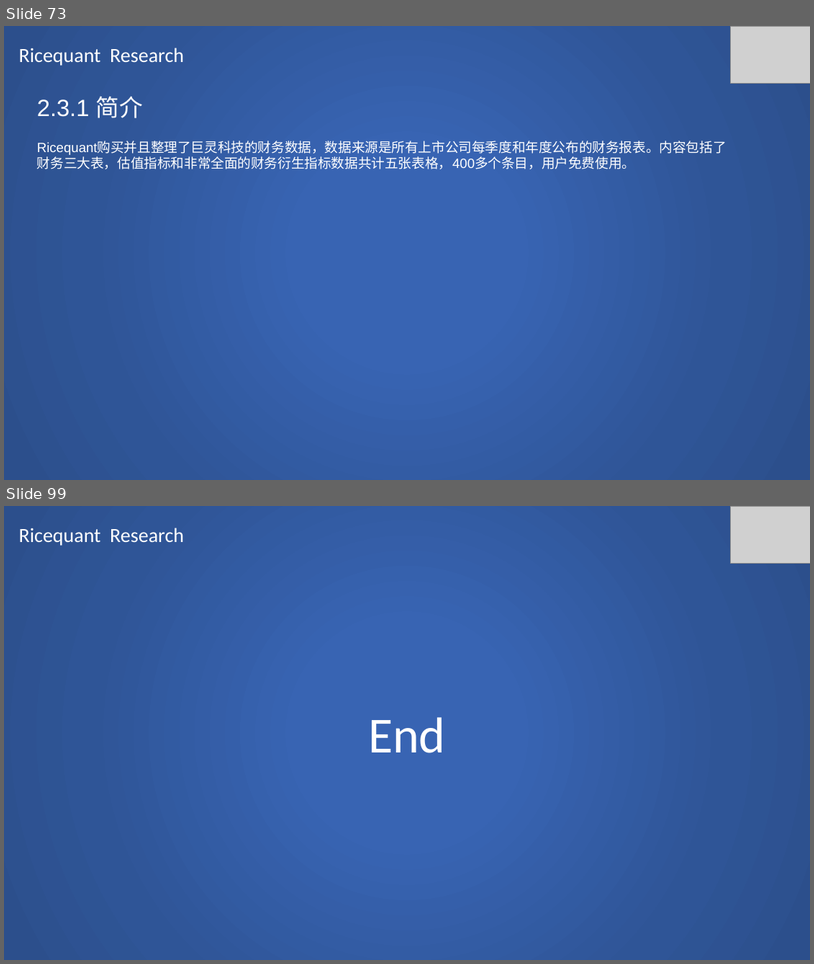
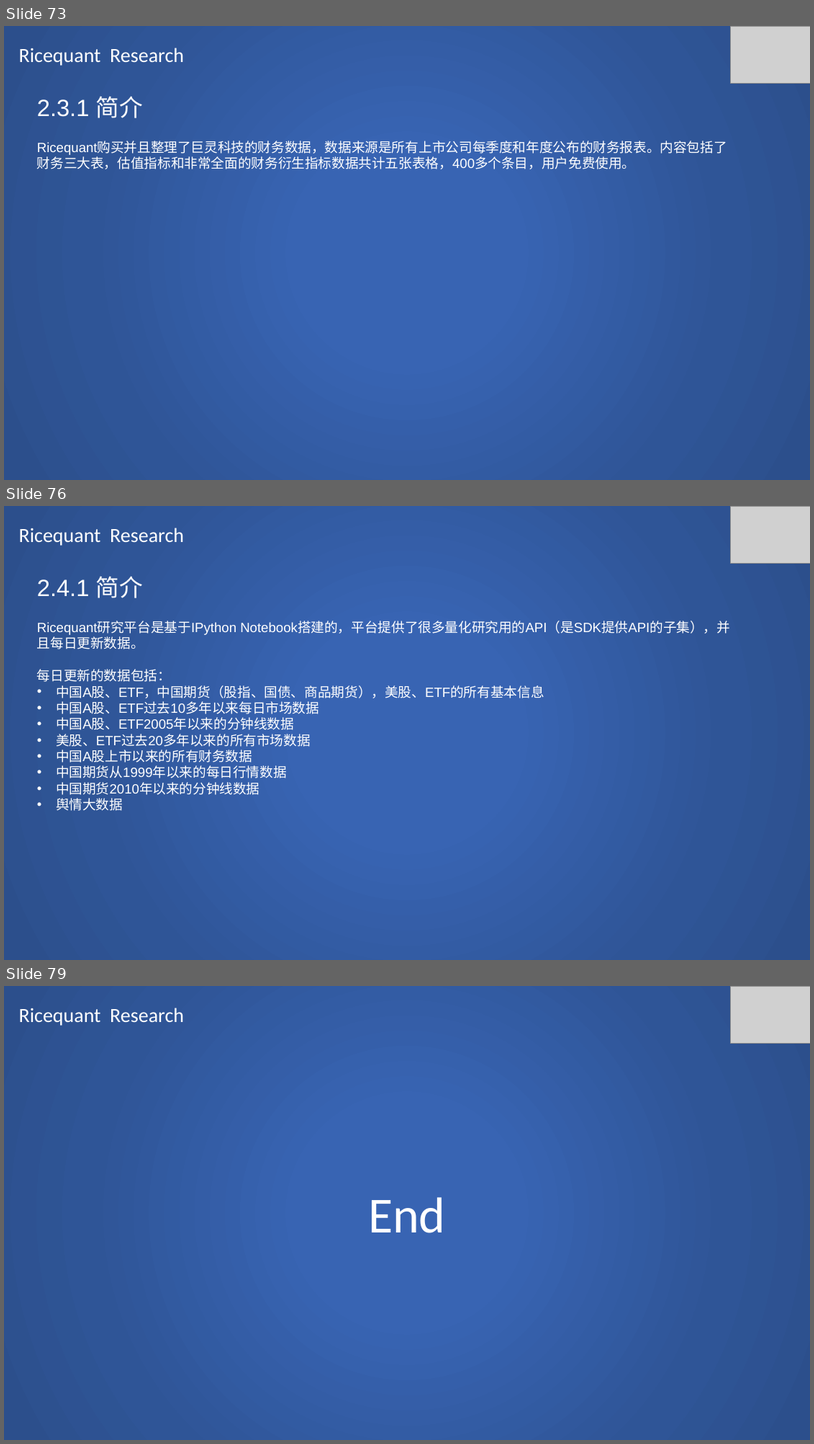
Before and after one commit to SCITLAS/Stellar, a slide deck: Stellar_0.1/documents/rice_quant_research.pptx. Shown one above the other, each under a label of ours: slides 73 and 99 before the commit, slides 73, 76 and 79 after it; the slides between them are not shown. The pictures are 814x964 and 814x1444 pixels, drawn with LibreOffice and Linux fonts; fonts in the diff are those of the drawing; grey boxes stand for pictures. Boxes give left, top, right and bottom in pixels: in the first picture for what was removed or moved away, otherwise in the second. Text is boxed around its words. In the diff, an @@ line names an element or a change of style, - is before the commit and + after.

Commit message:
Ricequant research 60% done.

```diff
--- a/Stellar_0.1/documents/rice_quant_research.pptx
+++ b/Stellar_0.1/documents/rice_quant_research.pptx
@@ slide 76 added at (x1=4, y1=506, x2=810, y2=960), background #FFFFFF @@
@@ rectangle added at (x1=4, y1=506, x2=810, y2=960), fill gradient #3864B3 to #2F5597 to #2C4F8C @@
@@ picture added at (x1=730, y1=506, x2=810, y2=563) @@
@@ text added at (x1=19, y1=528, x2=184, y2=546), 24 pt, text #FFFFFF @@
+Ricequant Research
@@ text added at (x1=37, y1=576, x2=730, y2=811), 16 pt, text #FFFFFF @@
+2.4.1 简介
+Ricequant研究平台是基于IPython Notebook搭建的，平台提供了很多量化研究用的API（是SDK提供API的子集），并且每日更新数据。
+每日更新的数据包括：
+• 中国A股、ETF，中国期货（股指、国债、商品期货），美股、ETF的所有基本信息
+• 中国A股、ETF过去10多年以来每日市场数据
+• 中国A股、ETF2005年以来的分钟线数据
+• 美股、ETF过去20多年以来的所有市场数据
+• 中国A股上市以来的所有财务数据
+• 中国期货从1999年以来的每日行情数据
+• 中国期货2010年以来的分钟线数据
+• 舆情大数据
@@ what was slide 99 is now slide 79 @@
```
Also in this commit, not shown: 3 slides changed, 3 other slides added, 24 slides removed.
